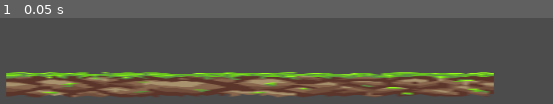
Above: before the commit, frame 1.
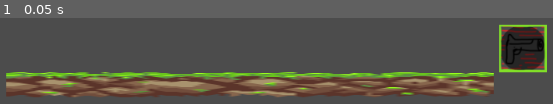
Above: after the commit, the same moment.

Repository: R4LuS/GodotSvr
Game: Godot game, scene res://World.tscn
Same seed, same stepped clock (60 frames per second), same inputs: the game is played once before the commit and once after it. The engine's default icon, where the game draws it, is replaced by a stand-in: a white triangle on a blue panel in a dark square.
Inputs:
- Up to frame 1 (0.05 s): no input

The runs differ from the first frame. In frame 1, 4.7% of the frame differs, in the area x 90-99%, y 6-64%.

Commit message:
Starting GUI scene. Added skillbar, basic attack

Diff:
--- /dev/null
+++ b/GUI.gd
@@ -0,0 +1,16 @@
+extends Node2D
+
+# Declare member variables here. Examples:
+# var a = 2
+# var b = "text"
+
+# Called when the node enters the scene tree for the first time.
+func _ready():
+	pass # Replace with function body.
+
+# Called every frame. 'delta' is the elapsed time since the previous frame.
+#func _process(delta):
+#	pass
+
+func set_ShootCd(cdval):
+	$ShootCdBar.value = cdval
--- /dev/null
+++ b/GUI.tscn
@@ -0,0 +1,20 @@
+[gd_scene load_steps=5 format=2]
+
+[ext_resource path="res://GUI.gd" type="Script" id=1]
+[ext_resource path="res://data/backtexture.png" type="Texture" id=2]
+[ext_resource path="res://data/overtexture.png" type="Texture" id=3]
+[ext_resource path="res://data/fronttexture.png" type="Texture" id=4]
+
+[node name="GUI" type="Node2D"]
+script = ExtResource( 1 )
+
+[node name="ShootCdBar" type="TextureProgress" parent="."]
+margin_left = 828.809
+margin_top = 483.103
+margin_right = 890.809
+margin_bottom = 545.103
+value = 100.0
+texture_under = ExtResource( 2 )
+texture_over = ExtResource( 3 )
+texture_progress = ExtResource( 4 )
+fill_mode = 5
--- a/Player.gd
+++ b/Player.gd
@@ -23,7 +23,7 @@
 	pass
 
 
-var bullet_cd = 0.5
+var bullet_cd = 2
 var bullet_time = bullet_cd
 var jump_cd = 0.5
 var jump_time = jump_cd
@@ -68,6 +68,7 @@
 	bullet_time += delta
 	jump_time += delta
 	speed_y += gravity * delta
+	get_parent().get_parent().get_node("GUI").set_ShootCd(max(0, (bullet_cd - bullet_time) / bullet_cd * 100))
 	move_and_slide(Vector2(speed_x, speed_y), Vector2.UP)
 
 func set_speed(nx, ny):
--- a/World.tscn
+++ b/World.tscn
@@ -1,8 +1,9 @@
-[gd_scene load_steps=4 format=2]
+[gd_scene load_steps=5 format=2]
 
 [ext_resource path="res://World.gd" type="Script" id=1]
 [ext_resource path="res://Network.gd" type="Script" id=2]
 [ext_resource path="res://Box.tscn" type="PackedScene" id=3]
+[ext_resource path="res://GUI.tscn" type="PackedScene" id=4]
 
 [node name="World" type="Node2D"]
 script = ExtResource( 1 )
@@ -16,3 +17,6 @@
 
 [node name="Box" parent="." instance=ExtResource( 3 )]
 collision_mask = 3
+
+[node name="GUI" parent="." instance=ExtResource( 4 )]
+position = Vector2( 1.79233, -0.166321 )
Binary file added: data/backtexture.png
Not shown, added: data/backtexture.png.import
Binary file added: data/fronttexture.png
Not shown, added: data/fronttexture.png.import
Binary file added: data/overtexture.png
Not shown, added: data/overtexture.png.import
Not shown, changed: Server/GodotNetTest
